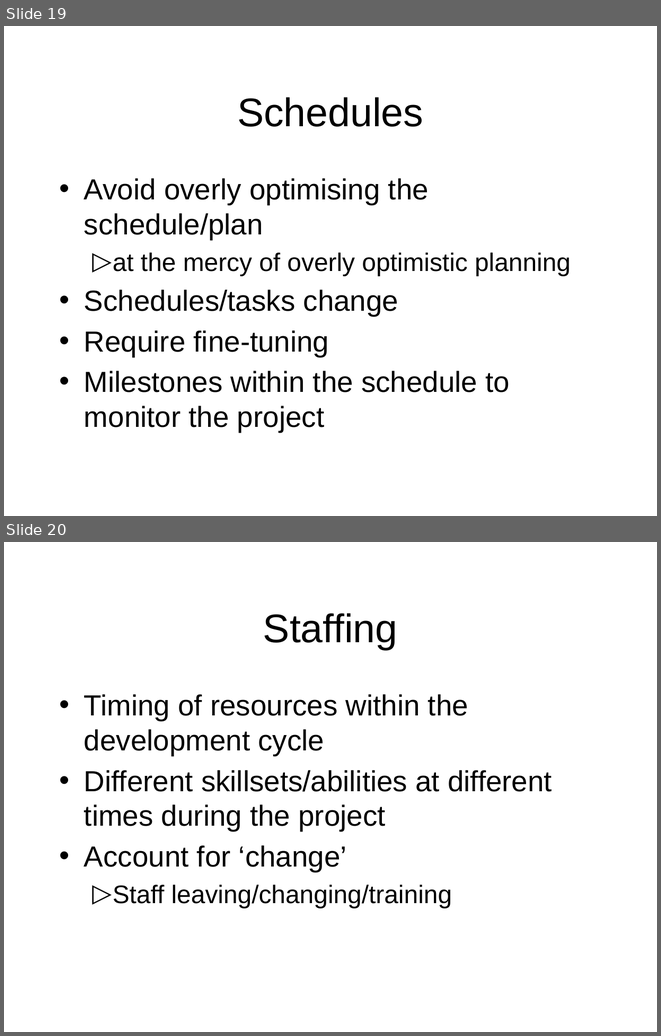
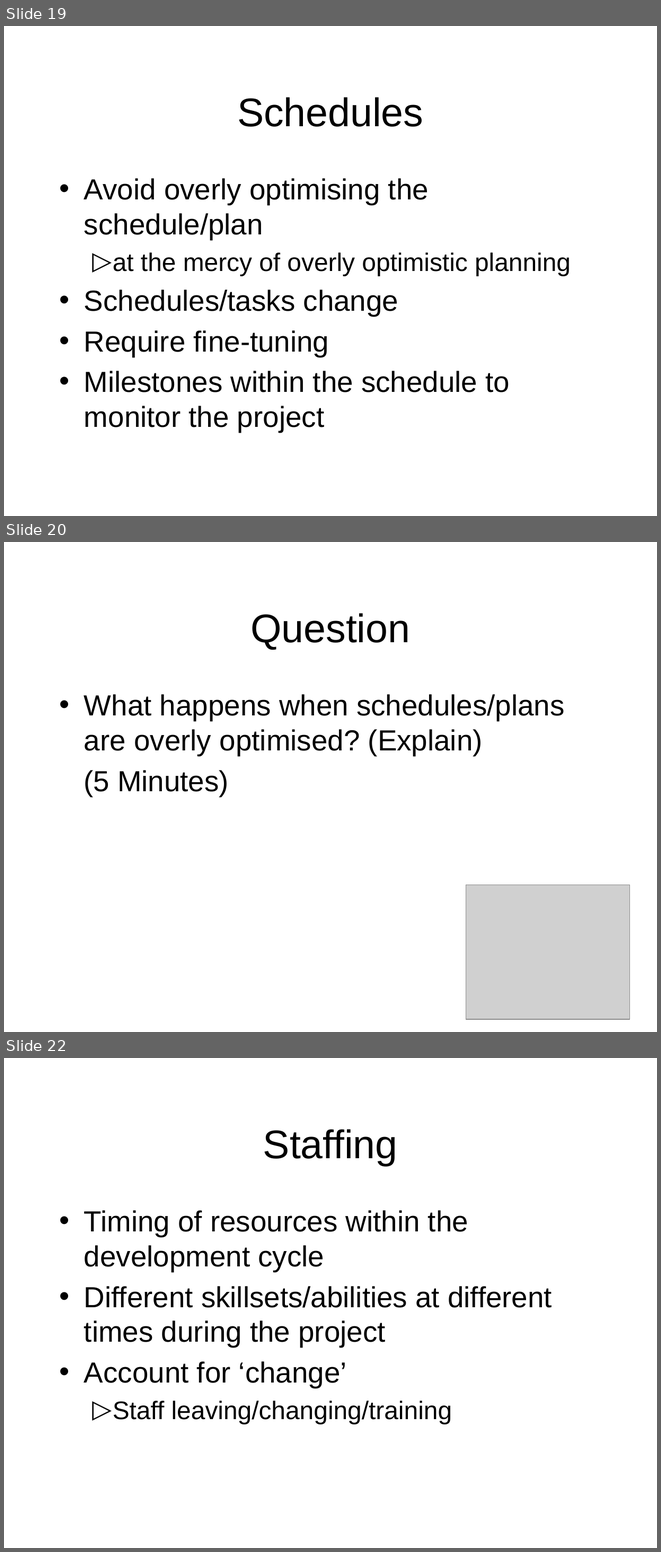
Before and after one commit to octaviordz/zjnu2017.github.io, a slide deck: OOAD/lectures/090--Pragmatics.pptx. Shown one above the other, each under a label of ours: slides 19 and 20 before the commit, slides 19, 20 and 22 after it; the slides between them are not shown. The pictures are 661x1036 and 661x1552 pixels, drawn with LibreOffice and Linux fonts; fonts in the diff are those of the drawing; grey boxes stand for pictures. Boxes give left, top, right and bottom in pixels: in the first picture for what was removed or moved away, otherwise in the second. Text is boxed around its words. In the diff, an @@ line names an element or a change of style, - is before the commit and + after.

```diff
--- a/OOAD/lectures/090--Pragmatics.pptx
+++ b/OOAD/lectures/090--Pragmatics.pptx
@@ slide 20 added at bbox=[4, 542, 657, 1032], background #FFFFFF @@
@@ title added at bbox=[250, 613, 410, 650], 44 pt, text #000000 @@
+Question
@@ text added at bbox=[84, 694, 565, 796], 32 pt, text #000000 @@
+• What happens when schedules/plans are overly optimised? (Explain)
+(5 Minutes)
@@ picture added at bbox=[466, 885, 629, 1020] @@
@@ what was slide 20 is now slide 22 @@
```
Also in this commit, not shown: 5 slides changed, 5 other slides added, 1 other file.
